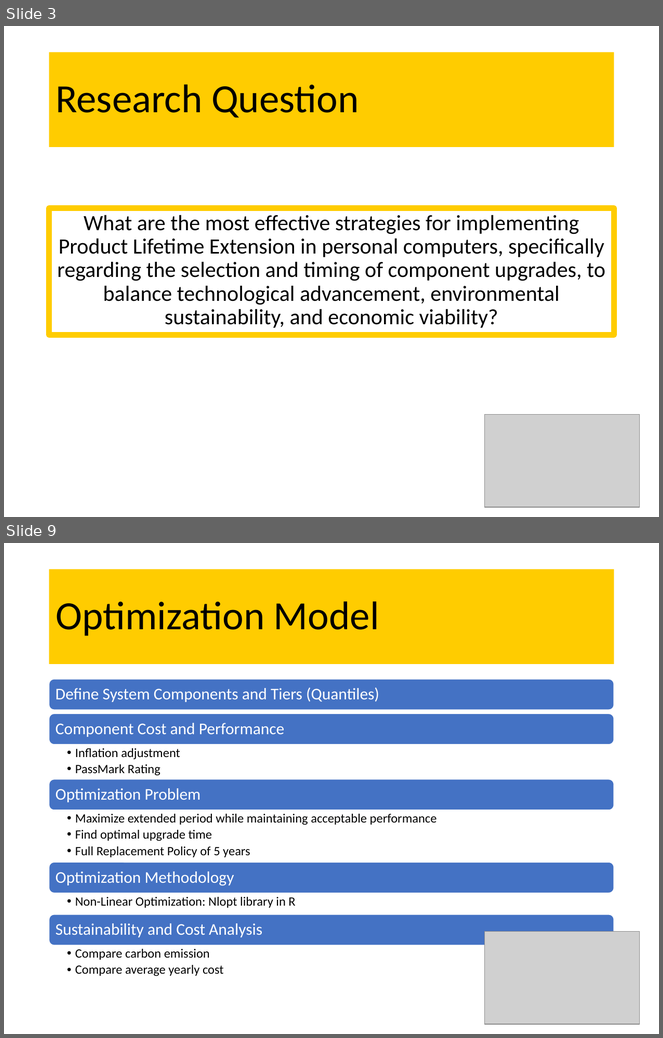
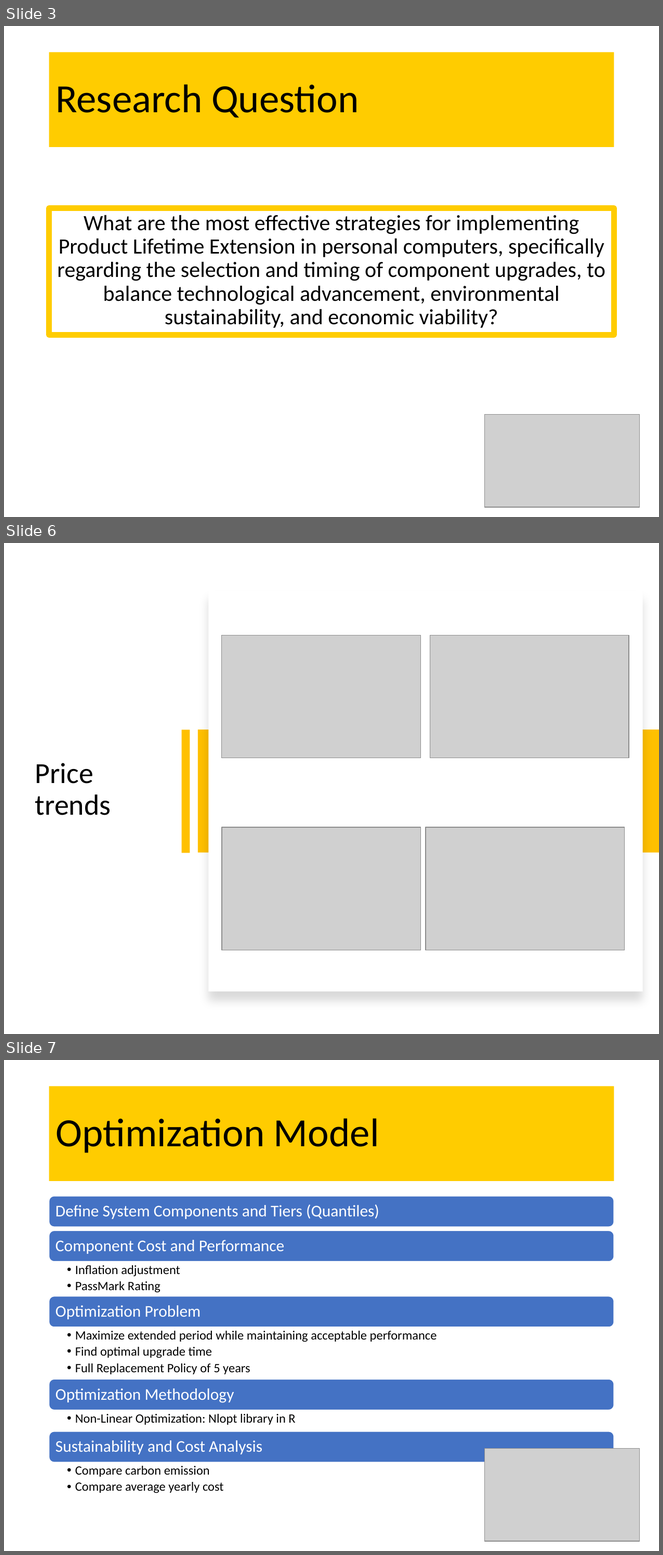
Before and after one commit to Scottielee33/thesis_2024_PC_LTE, a slide deck: final_presentation.pptx. Shown one above the other, each under a label of ours: slides 3 and 9 before the commit, slides 3, 6 and 7 after it; the slides between them are not shown. The pictures are 663x1038 and 663x1555 pixels, drawn with LibreOffice and Linux fonts; fonts in the diff are those of the drawing; grey boxes stand for pictures. Boxes give left, top, right and bottom in pixels: in the first picture for what was removed or moved away, otherwise in the second. Text is boxed around its words. In the diff, an @@ line names an element or a change of style, - is before the commit and + after.

```diff
--- a/final_presentation.pptx
+++ b/final_presentation.pptx
@@ slide 6 added at (x1=4, y1=543, x2=659, y2=1034), background #FFFFFF @@
@@ rectangle added at (x1=208, y1=591, x2=643, y2=992), fill #FFFFFF @@
@@ picture added at (x1=221, y1=636, x2=421, y2=759) @@
@@ picture added at (x1=430, y1=636, x2=629, y2=759) @@
@@ rectangle added at (x1=181, y1=730, x2=190, y2=853), fill #FFC000 @@
@@ rectangle added at (x1=198, y1=730, x2=659, y2=853), fill #FFC000 @@
@@ title added at (x1=35, y1=763, x2=111, y2=815), 32 pt, text #000000 @@
+Price trends
@@ picture added at (x1=222, y1=827, x2=422, y2=951) @@
@@ picture added at (x1=426, y1=827, x2=625, y2=951) @@
@@ what was slide 9 is now slide 7 @@
```
Also in this commit, not shown: 5 slides changed, 1 slide removed, 1 other file.
